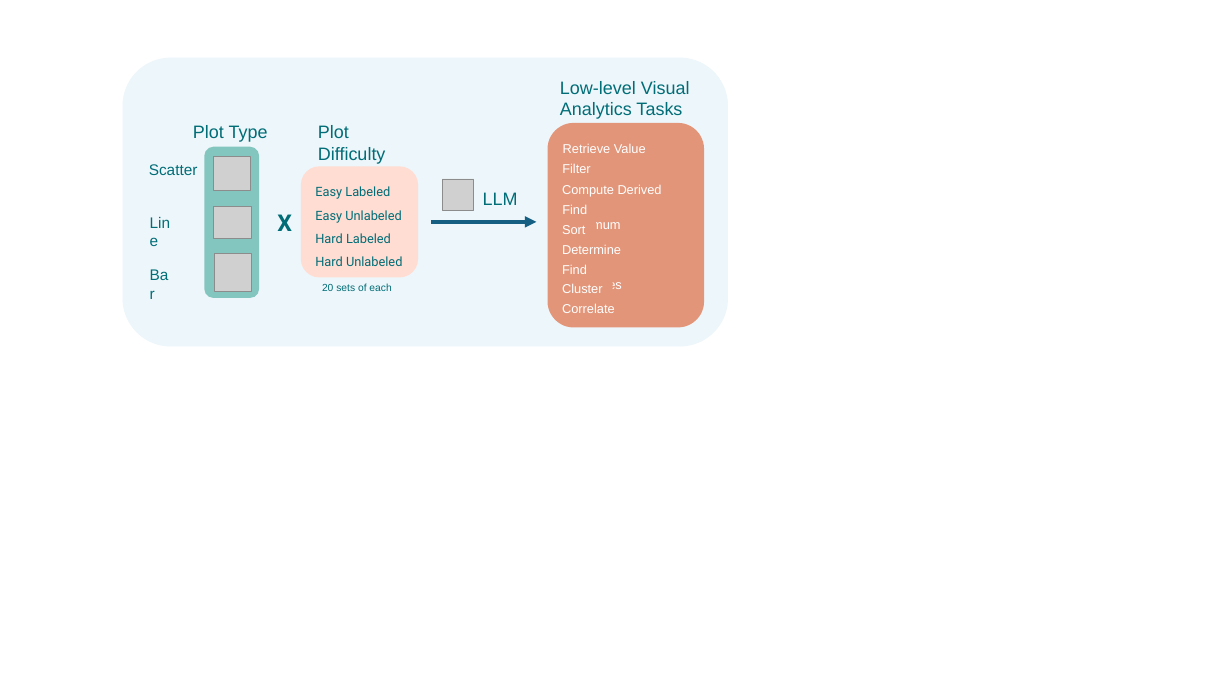
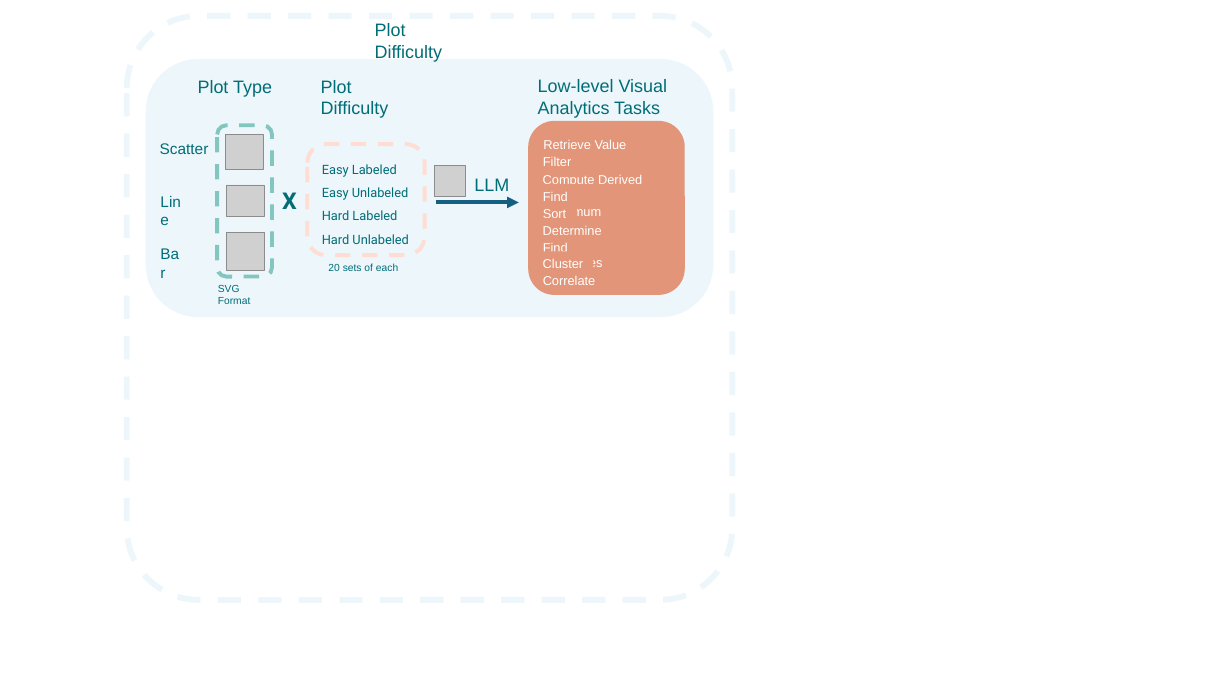
Before and after one commit to lebretou/SVG_taxonomy, a slide deck: slide 1 of Figures.pptx. Drawn at 1232x693 pixels with LibreOffice and Linux fonts; fonts in the diff are those of the drawing; grey boxes stand for pictures. Boxes give left, top, right and bottom in pixels: in the first picture for what was removed or moved away, otherwise in the second. Text is boxed around its words. In the diff, an @@ line names an element or a change of style, - is before the commit and + after.

```diff
--- a/Figures.pptx
+++ b/Figures.pptx
@@ rounded rectangle: place and size @@
-rounded rectangle at <box>123,57,728,347</box>
+rounded rectangle at <box>127,16,732,600</box>
@@ rounded rectangle at <box>127,16,732,600</box>: fill #EDF6FA to none; outline none to #EDF6FB 4.5 pt dashed; proportions changed @@
@@ text added at <box>375,23,443,62</box>, 14 pt, text #006D77 @@
+Plot Difficulty
@@ rounded rectangle added at <box>146,59,714,317</box>, fill #EDF6FB @@
@@ text "Plot Type": place and size @@
-text "Plot Type" at <box>193,125,268,142</box>
+text "Plot Type" at <box>198,80,272,97</box>
@@ text "Plot Difficulty": place and size @@
-text "Plot Difficulty" at <box>318,125,386,164</box>
+text "Plot Difficulty" at <box>321,80,389,118</box>
@@ text "Low-level Visual Analytics Tasks": place and size @@
-text "Low-level Visual Analytics Tasks" at <box>560,81,690,119</box>
+text "Low-level Visual Analytics Tasks" at <box>538,79,668,118</box>
@@ 3 texts: place and size @@
-3 texts at <box>140,164,198,289</box>
+3 texts at <box>152,143,209,268</box>
@@ 3 pictures, 1 rounded rectangle: place and size @@
-3 pictures, 1 rounded rectangle at <box>204,147,259,299</box>
+3 pictures, 1 rounded rectangle at <box>217,126,272,277</box>
@@ rounded rectangle at <box>217,126,272,277</box>: fill #83C6BF to none; outline none to #83C6BF 3 pt dashed @@
@@ 2 texts, 1 rounded rectangle: place and size @@
-2 texts, 1 rounded rectangle at <box>277,166,419,291</box>
+2 texts, 1 rounded rectangle at <box>282,144,425,271</box>
@@ rounded rectangle "Easy Labeled" at <box>308,144,425,255</box>: fill #FFDDD2 to none; outline none to #FFDDD2 3 pt dashed @@
@@ rounded rectangle: place and size @@
-rounded rectangle at <box>548,123,704,327</box>
+rounded rectangle at <box>529,121,685,295</box>
@@ text "Retrieve Value": place and size @@
-text "Retrieve Value" at <box>563,144,646,153</box>
+text "Retrieve Value" at <box>543,139,627,149</box>
@@ picture: place and size @@
-picture at <box>443,179,474,211</box>
+picture at <box>434,165,466,197</box>
@@ text "LLM": place and size @@
-text "LLM" at <box>483,192,518,205</box>
+text "LLM" at <box>474,178,509,191</box>
@@ text "Compute Derived value": place and size @@
-text "Compute Derived value" at <box>562,184,662,212</box>
+text "Compute Derived value" at <box>543,175,642,201</box>
@@ text "Filter": place and size @@
-text "Filter" at <box>562,163,590,173</box>
+text "Filter" at <box>543,157,571,166</box>
@@ arrow moved from (431, 222) - (537, 222) to (436, 202) - (518, 202) @@
@@ rectangle "Find Extremum": place and size @@
-rectangle "Find Extremum" at <box>554,197,658,222</box>
+rectangle "Find Extremum" at <box>534,184,639,205</box>
@@ text "Sort": place and size @@
-text "Sort" at <box>562,225,585,234</box>
+text "Sort" at <box>543,209,566,218</box>
@@ text "Determine Range": place and size @@
-text "Determine Range" at <box>562,245,621,272</box>
+text "Determine Range" at <box>543,226,602,252</box>
@@ text "Find Anomalies": place and size @@
-text "Find Anomalies" at <box>562,264,622,292</box>
+text "Find Anomalies" at <box>543,243,603,268</box>
@@ text "Cluster": place and size @@
-text "Cluster" at <box>562,284,602,293</box>
+text "Cluster" at <box>543,259,583,268</box>
@@ text "Correlate": place and size @@
-text "Correlate" at <box>562,303,615,313</box>
+text "Correlate" at <box>543,276,596,285</box>
@@ text added at <box>218,285,251,304</box>, 8 pt, text #006D77 @@
+SVG Format
```
Also in this commit, not shown: 3 slides added, 52 other files.
